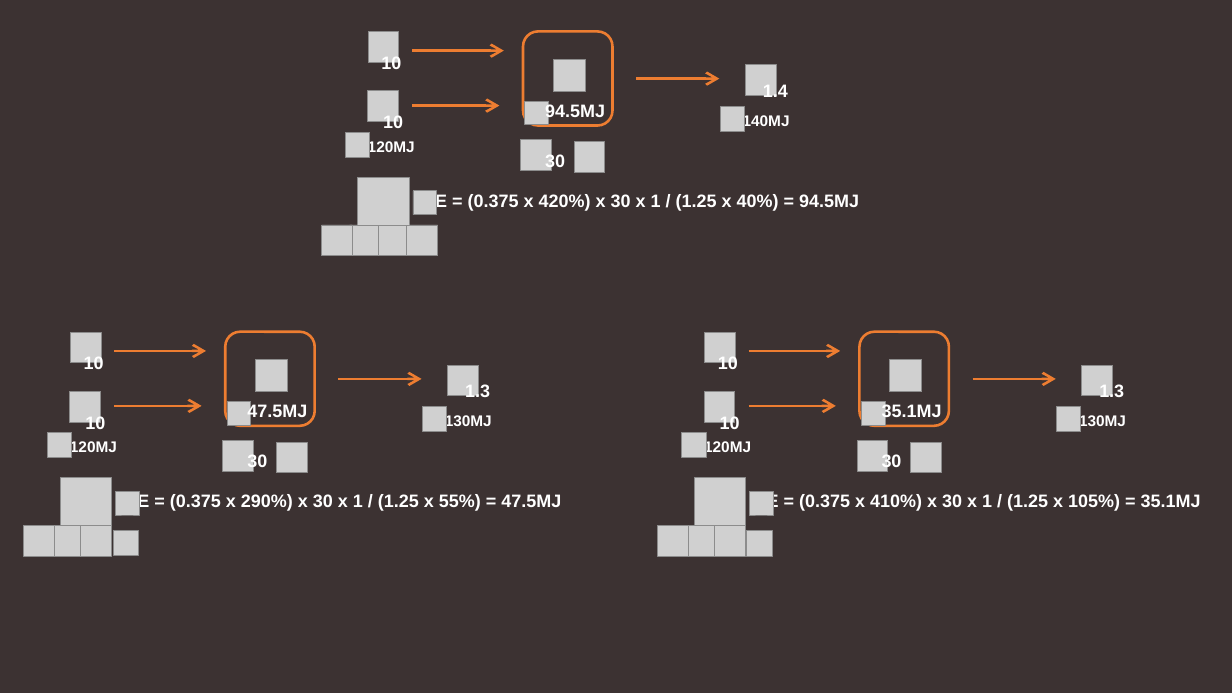
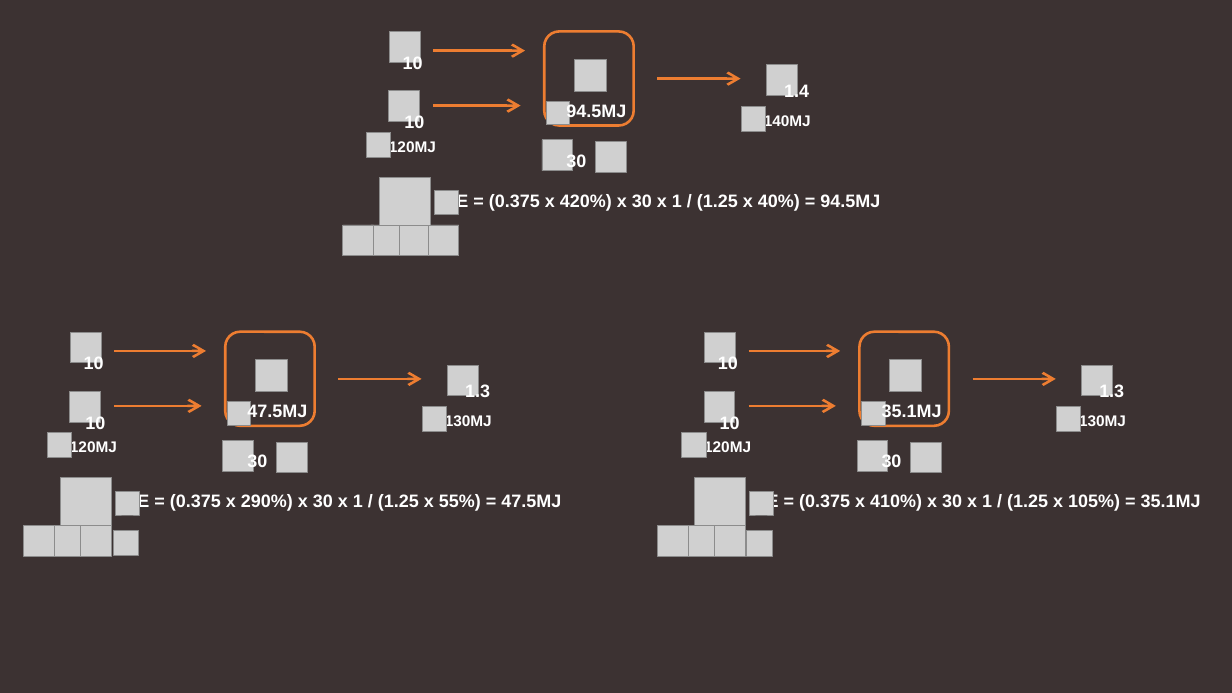
Before and after one commit to AlternativeFFFF/Alt-F4, a slide deck: slide 15 of submissions/burning-questions/burning-questions-visuals.pptx. Drawn at 1232x693 pixels with LibreOffice and Linux fonts; fonts in the diff are those of the drawing; grey boxes stand for pictures. Boxes give left, top, right and bottom in pixels: in the first picture for what was removed or moved away, otherwise in the second. Text is boxed around its words. In the diff, an @@ line names an element or a change of style, - is before the commit and + after.

```diff
--- a/submissions/burning-questions/burning-questions-visuals.pptx
+++ b/submissions/burning-questions/burning-questions-visuals.pptx
@@ 15 pictures, 8 texts, 3 arrows, 1 rounded rectangle: place and size @@
-15 pictures, 8 texts, 3 arrows, 1 rounded rectangle at (322, 31, 859, 256)
+15 pictures, 8 texts, 3 arrows, 1 rounded rectangle at (343, 31, 880, 256)
```
Also in this commit, not shown: 16 other files.
